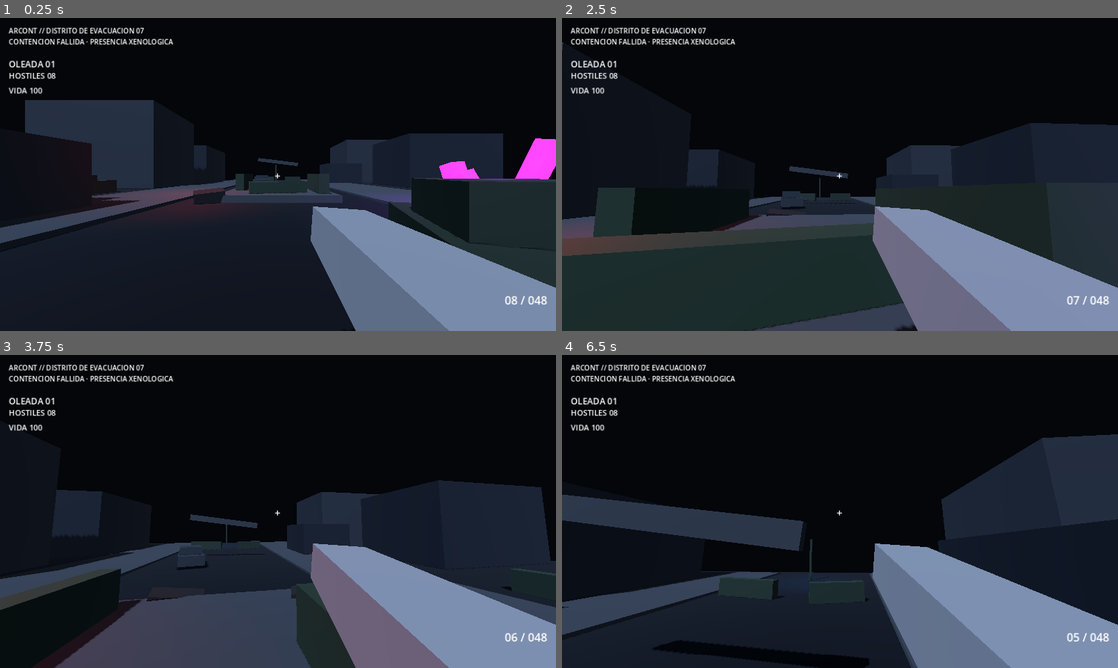
Above: before the commit, frames 1-4 (two rows, left to right).
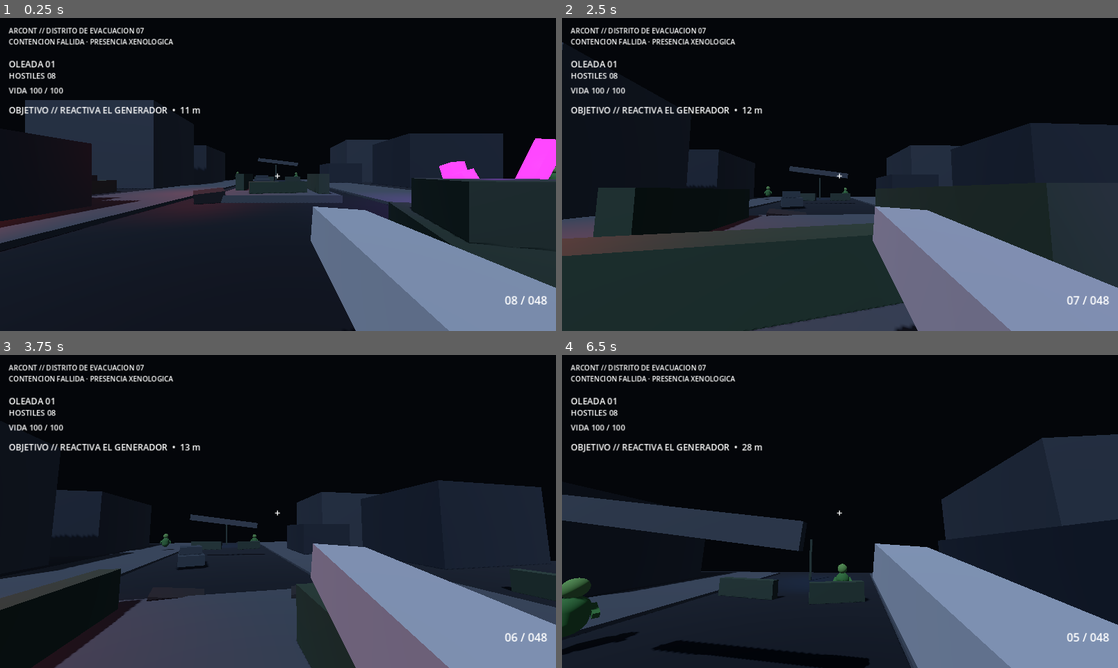
Above: after the commit, the same moments.

Repository: heliossamuelhernandezreyes/Arcont
Game: Godot game, scene res://scenes/main.tscn
The game is run twice, just before and just after one commit, with the same random seed, the same clock (stepped at 60 frames per second) and the same inputs.
Inputs (mouse positions are in pixels of both pictures, inside the frame that each line leads up to):
- Up to frame 1 (0.25 s): no input
- Up to frame 2 (2.5 s): tap Enter at 0.5 s; move the mouse to (867, 174) at 0.52 s; hold Shift (sprint) 0.53-1.28 s; hold W (move_forward) from 0.53 s (still down); click (867, 174) at 0.67 s; tap Space (jump) at 0.77, 1.52 s; move the mouse to (812, 174) at 1.27 s; tap Shift (sprint) at 1.35 s; move the mouse to (851, 168) at 2.02 s; hold Shift (sprint) from 2.03 s (still down)
- Up to frame 3 (3.75 s): keep holding W (move_forward); move the mouse to (272, 517) at 2.77 s; release Shift (sprint) at 2.78 s; tap Shift (sprint) at 2.85 s; click (272, 517) at 2.92 s; tap Space (jump) at 3.02 s; move the mouse to (316, 514) at 3.52 s; hold Shift (sprint) from 3.53 s (still down)
- Up to frame 4 (6.5 s): tap Space (jump) at 3.77, 4.52, 6.02 s; move the mouse to (795, 508) at 4.27 s; release Shift (sprint) at 4.28 s; tap Shift (sprint) at 4.35, 5.85 s; move the mouse to (845, 511) at 5.02 s; hold Shift (sprint) 5.03-5.78 s; click (845, 511) at 5.17 s; move the mouse to (817, 505) at 5.77 s; release W (move_forward) at 5.78 s; hold D (move_right) from 5.78 s (still down)

The runs differ from the first frame. In frame 1, 0.7% of the frame differs, in the area x 0-100%, y 22-69%; in frame 2, 0.5%; in frame 3, 0.6%; in frame 4, 1.7%, in the area x 0-53%, y 22-96%.
Error before the commit: Cannot call method 'has_signal' on a null value. (res://scripts/main.gd:40)

Commit message:
feat: place campaign mission director and objective HUD

Diff:
--- a/scenes/main.tscn
+++ b/scenes/main.tscn
@@ -7,6 +7,7 @@
 [ext_resource path="res://scripts/performance_budget.gd" type="Script" id="5_budget"]
 [ext_resource path="res://scripts/combat_feedback.gd" type="Script" id="6_feedback"]
 [ext_resource path="res://scripts/urban_environment.gd" type="Script" id="7_environment"]
+[ext_resource path="res://scripts/mission_director.gd" type="Script" id="8_mission"]
 
 [sub_resource type="CapsuleShape3D" id="PlayerShape"]
 radius = 0.4
@@ -39,6 +40,9 @@
 
 [node name="UrbanDistrict" type="Node3D" parent="."]
 script = ExtResource("7_environment")
+
+[node name="MissionDirector" type="Node" parent="."]
+script = ExtResource("8_mission")
 
 [node name="WorldEnvironment" type="WorldEnvironment" parent="."]
 environment = SubResource("Env")
@@ -105,9 +109,16 @@
 [node name="Info" type="Label" parent="HUD"]
 offset_left = 20.0
 offset_top = 18.0
-offset_right = 720.0
+offset_right = 760.0
 offset_bottom = 80.0
 text = "ARCONT // DISTRITO DE EVACUACION 07\nCONTENCION FALLIDA · PRESENCIA XENOLOGICA"
+[node name="Objective" type="Label" parent="HUD"]
+offset_left = 20.0
+offset_top = 198.0
+offset_right = 790.0
+offset_bottom = 236.0
+text = "OBJETIVO // REACTIVA EL GENERADOR"
+theme_override_font_sizes/font_size = 20
 [node name="Wave" type="Label" parent="HUD"]
 offset_left = 20.0
 offset_top = 92.0
Not shown: 1 places in scenes/main.tscn that only renumber resources
